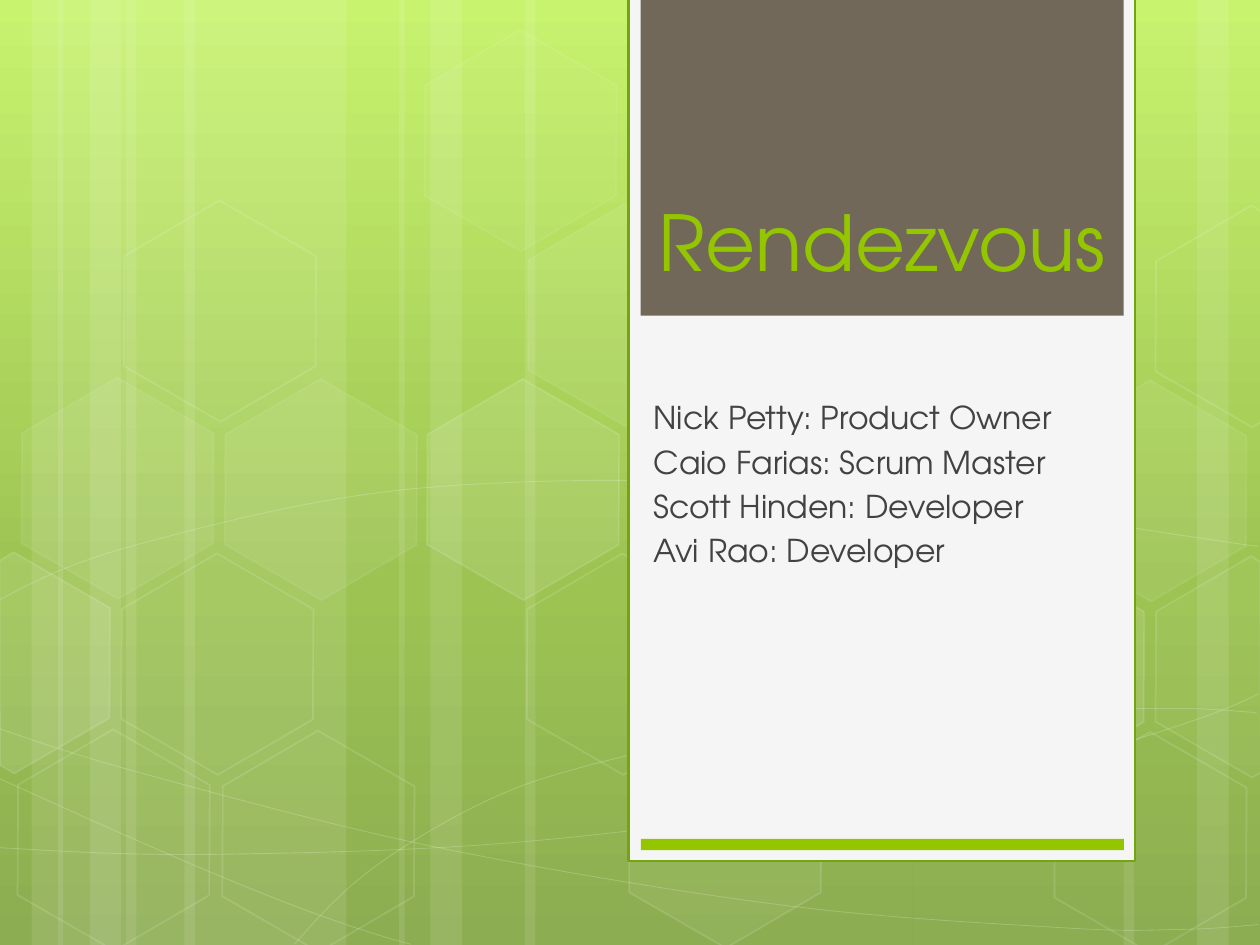
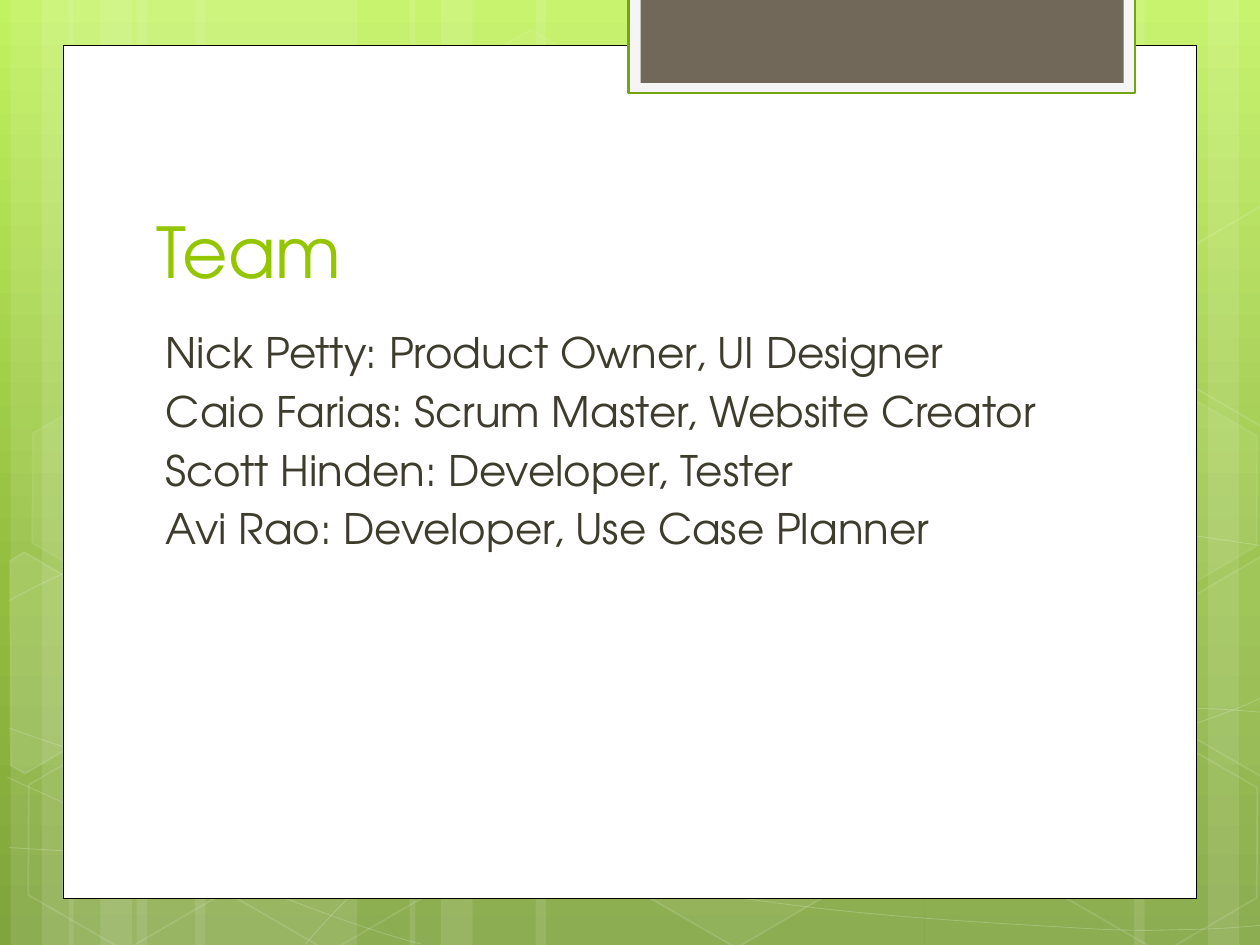
Before and after one commit to Ninjinkai/Couch-Level-Project, a slide deck: slide 3 of Final_Presentation.pptx (slide 1 before the commit). Drawn at 1260x945 pixels with LibreOffice and Linux fonts; fonts in the diff are those of the drawing. Boxes give left, top, right and bottom in pixels: in the first picture for what was removed or moved away, otherwise in the second. Text is boxed around its words. In the diff, an @@ line names an element or a change of style, - is before the commit and + after.

```diff
--- a/Final_Presentation.pptx
+++ b/Final_Presentation.pptx
@@ rectangle removed at (x1=629, y1=0, x2=1135, y2=862) @@
@@ rectangle added at (x1=629, y1=0, x2=1135, y2=93), fill #F5F5F5, outline #74A510 1.25 pt @@
@@ rectangle resized from (x1=640, y1=0, x2=1123, y2=316) to (x1=640, y1=0, x2=1123, y2=83) @@
@@ rectangle added at (x1=63, y1=45, x2=1197, y2=897), fill #FFFFFF, outline #000000 0.5 pt @@
@@ group removed at (x1=74, y1=173, x2=768, y2=802): 6 hexagons @@
@@ 12 rectangles, 8 freeform shapes, 8 hexagons moved together from (x1=0, y1=0, x2=1260, y2=945) to (x1=0, y1=0, x2=1260, y2=945) @@
@@ title added at (x1=156, y1=226, x2=341, y2=279), 40 pt, text #94C600 @@
+Team
@@ title removed at (x1=659, y1=214, x2=1106, y2=272) @@
-Rendezvous
@@ text at (x1=166, y1=336, x2=1036, y2=552): text changed; size 18 to 24 pt; text colour #424242 to #3E3D2D @@
-Nick Petty: Product Owner
-Caio Farias: Scrum Master
-Scott Hinden: Developer
-Avi Rao: Developer
+Nick Petty: Product Owner, UI Designer
+Caio Farias: Scrum Master, Website Creator
+Scott Hinden: Developer, Tester
+Avi Rao: Developer, Use Case Planner
@@ rectangle removed at (x1=641, y1=839, x2=1124, y2=850) @@
```
Also in this commit, not shown: 5 other slides changed, 6 slides added, 1 other file.
